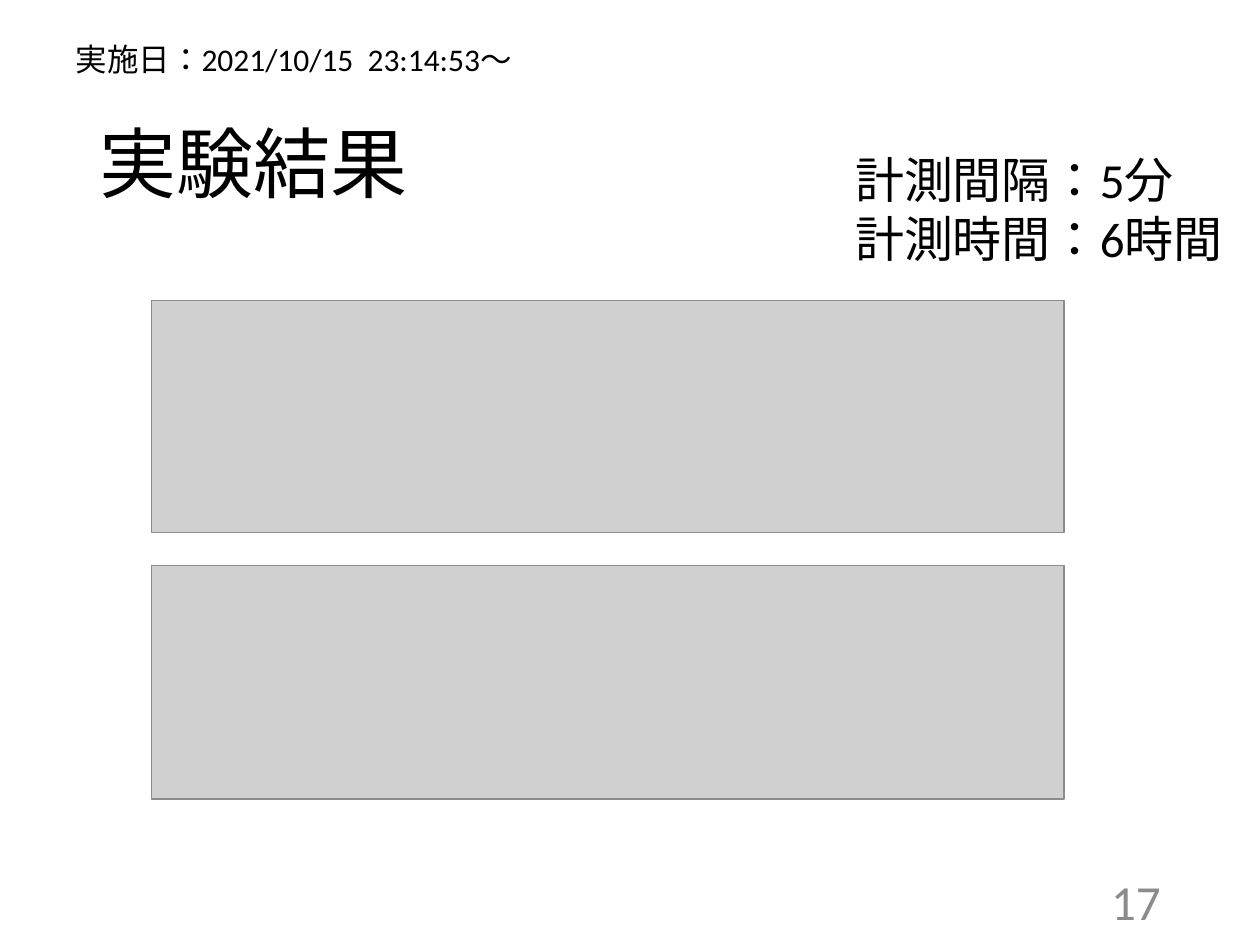
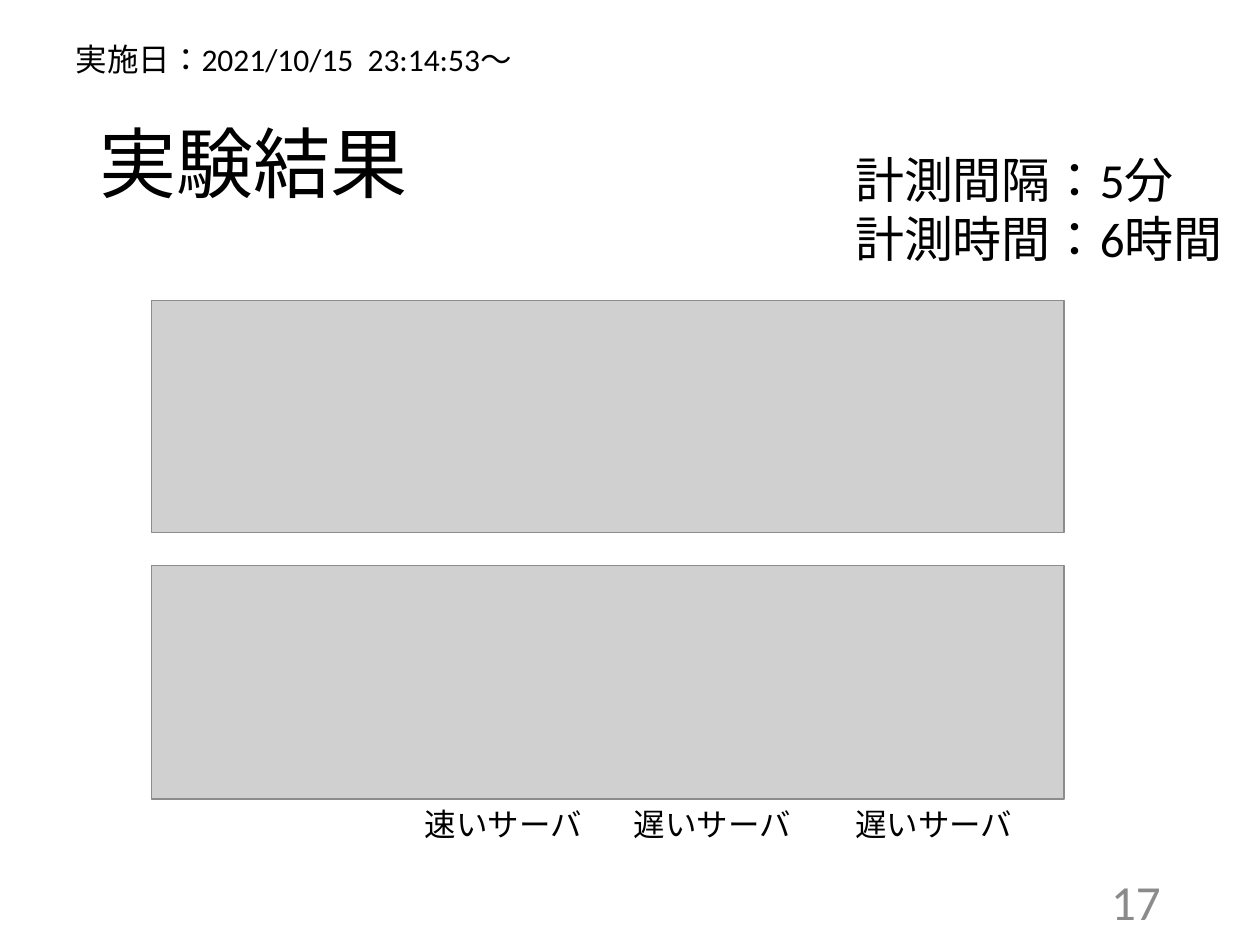
Before and after one commit to kait-takanolab/1821086_matsuo_thesis, a slide deck: slide 17 of 発表用/1821086_卒業研究発表会.pptx. Drawn at 1260x945 pixels with LibreOffice and Linux fonts; fonts in the diff are those of the drawing; grey boxes stand for pictures. Boxes give left, top, right and bottom in pixels: in the first picture for what was removed or moved away, otherwise in the second. Text is boxed around its words. In the diff, an @@ line names an element or a change of style, - is before the commit and + after.

```diff
--- a/発表用/1821086_卒業研究発表会.pptx
+++ b/発表用/1821086_卒業研究発表会.pptx
@@ text added at <box>425,809,582,838</box>, 18 pt, text #000000 @@
+速いサーバ
@@ text added at <box>634,810,791,838</box>, 18 pt, text #000000 @@
+遅いサーバ
@@ text added at <box>855,810,1012,838</box>, 18 pt, text #000000 @@
+遅いサーバ
```
Also in this commit, not shown: 9 other slides changed, 1 slide added, 3 slides removed, 2 other files.
